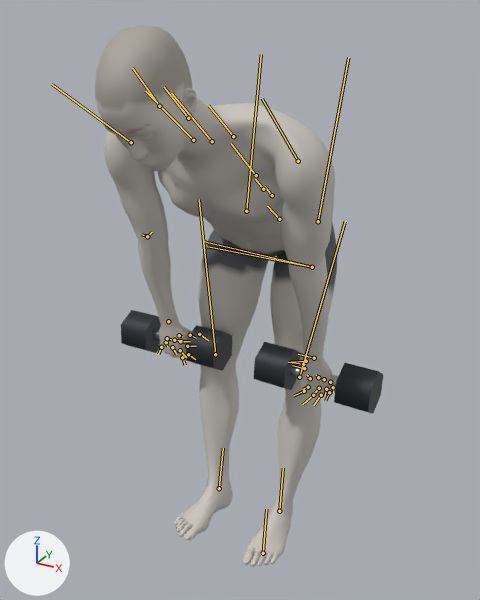
The glTF model exports/dumbbell-stiff-leg-deadlift.glb, before and after one commit.
One viewpoint serves both versions: a 50 mm camera at (0.78, -1.476, 1.492) aimed at (0.016, -0.087, 0.797). Arrows for +X, +Y and +Z are at lower left; the lights stay in place. The picture after the commit comes second. Both versions are drawn at frame 48 of the action 'dumbbell-stiff-leg-deadlift'; the numbers are the values there. The bones that change, and the others that lie on the model, are drawn over the model as lines.
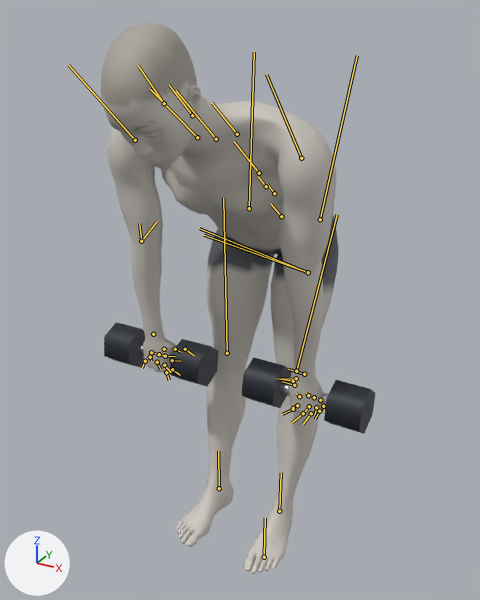
ob_dbl_right is not drawn itself; it is the parent of ob_mesh_1, ob_mesh_2, ob_mesh_3.
ob_dbr_right is not drawn itself; it is the parent of ob_mesh_4, ob_mesh_5, ob_mesh_6.

The edits, one by one:
Bone 'pelvis' (bone_pelvis) moves from (-0.178, -0.033, 0.0) to (-0.194, -0.03, 0.0).
Bone 'upperarm_l' (bone_upperarm_l) turns from (-14, -76, 12) to (0, -80, 7) degrees about its own x, y and z.
Bone 'hand_l' (bone_hand_l) turns from (3, 12, 4) to (-4, 11, 3) degrees about its own x, y and z.
Bone 'upperarm_r' (bone_upperarm_r) turns from (14, 76, 12) to (0, 80, 7) degrees about its own x, y and z.
Bone 'hand_r' (bone_hand_r) turns from (-3, -12, 4) to (4, -11, 3) degrees about its own x, y and z.
Bone 'thigh_l' (bone_thigh_l) turns from (-2, 8, 68) to (-5, 9, 66) degrees about its own x, y and z.
Bone 'calf_l' (bone_calf_l) turns from (-7, 1, -9) to (-2, 0, -2) degrees about its own x, y and z.
Bone 'foot_l' (bone_foot_l) turns from (11, -5, 2) to (9, -3, -11) degrees about its own x, y and z.
Bone 'thigh_r' (bone_thigh_r) turns from (2, -8, 68) to (5, -9, 66) degrees about its own x, y and z.
Bone 'calf_r' (bone_calf_r) turns from (7, -1, -9) to (2, 0, -2) degrees about its own x, y and z.
Bone 'foot_r' (bone_foot_r) turns from (-11, 5, 2) to (-9, 3, -11) degrees about its own x, y and z.

Changed parts and their boxes [x1, y1, x2, y2] in the pictures (480 x 600 px):
'Mesh_0', posed: before [95, 25, 337, 567]; after [100, 24, 338, 574]
'Mesh_3', posed (6% wider): before [334, 363, 383, 414]; after [324, 380, 376, 434]
'Mesh_5', posed (6% wider): before [186, 325, 232, 371]; after [170, 339, 219, 387]
'Mesh_2', posed (9% wider): before [254, 342, 300, 390]; after [242, 358, 292, 408]
'Mesh_6', posed: before [121, 310, 161, 353]; after [104, 322, 145, 367]
'Mesh_1', posed (mostly hidden): before [290, 364, 338, 388]; after [280, 381, 328, 406]
'Mesh_4', posed (mostly hidden): before [153, 329, 186, 347]; after [137, 343, 171, 361]
bone 'pelvis', root to tip: before (279, 219) to (267, 206); after (281, 216) to (270, 203)
bone 'upperarm_l', root to tip: before (298, 161) to (262, 98); after (301, 158) to (266, 74)
bone 'hand_l', root to tip: before (314, 358) to (298, 354); after (304, 374) to (288, 369)
bone 'upperarm_r', root to tip: before (131, 142) to (51, 84); after (135, 140) to (68, 65)
bone 'hand_r', root to tip: before (168, 321) to (169, 321); after (153, 334) to (154, 334)
bone 'thigh_l', root to tip: before (318, 221) to (348, 57); after (320, 219) to (357, 55)
bone 'calf_l', root to tip: before (299, 377) to (345, 221); after (296, 371) to (337, 214)
bone 'foot_l', root to tip: before (279, 511) to (283, 468); after (279, 511) to (281, 472)
bone 'thigh_r', root to tip: before (246, 211) to (261, 54); after (249, 208) to (254, 52)
bone 'calf_r', root to tip: before (215, 354) to (199, 199); after (227, 353) to (223, 198)
bone 'foot_r', root to tip: before (219, 488) to (223, 448); after (219, 488) to (218, 451)
